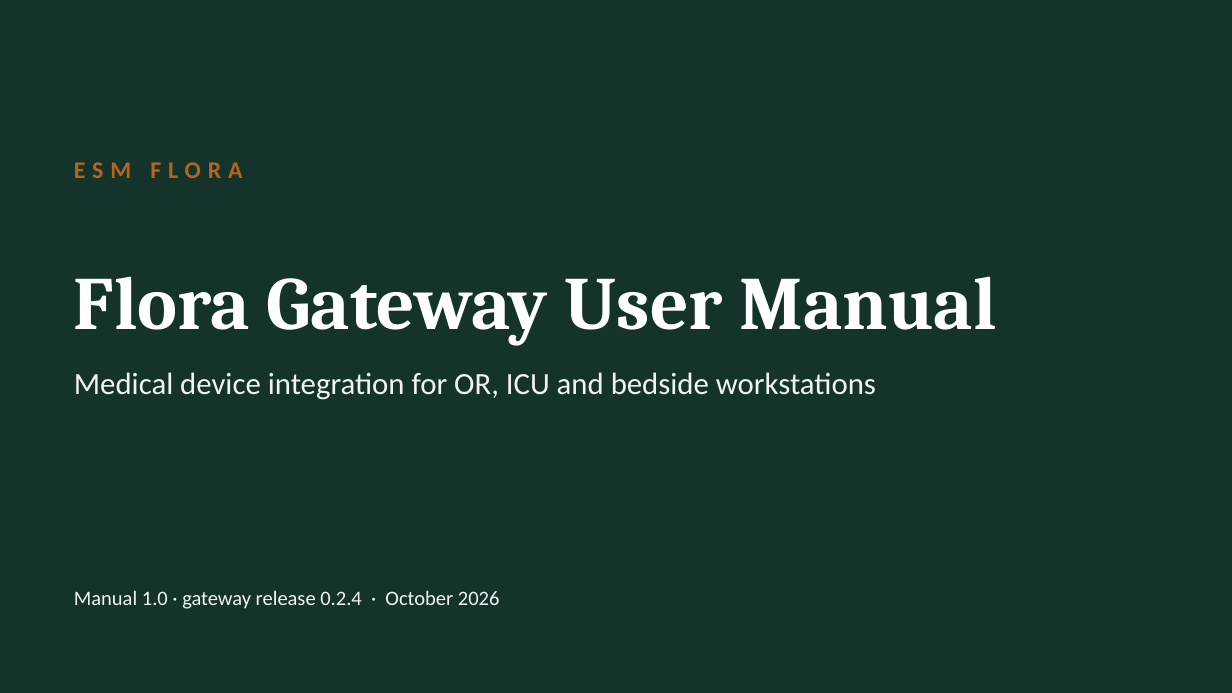
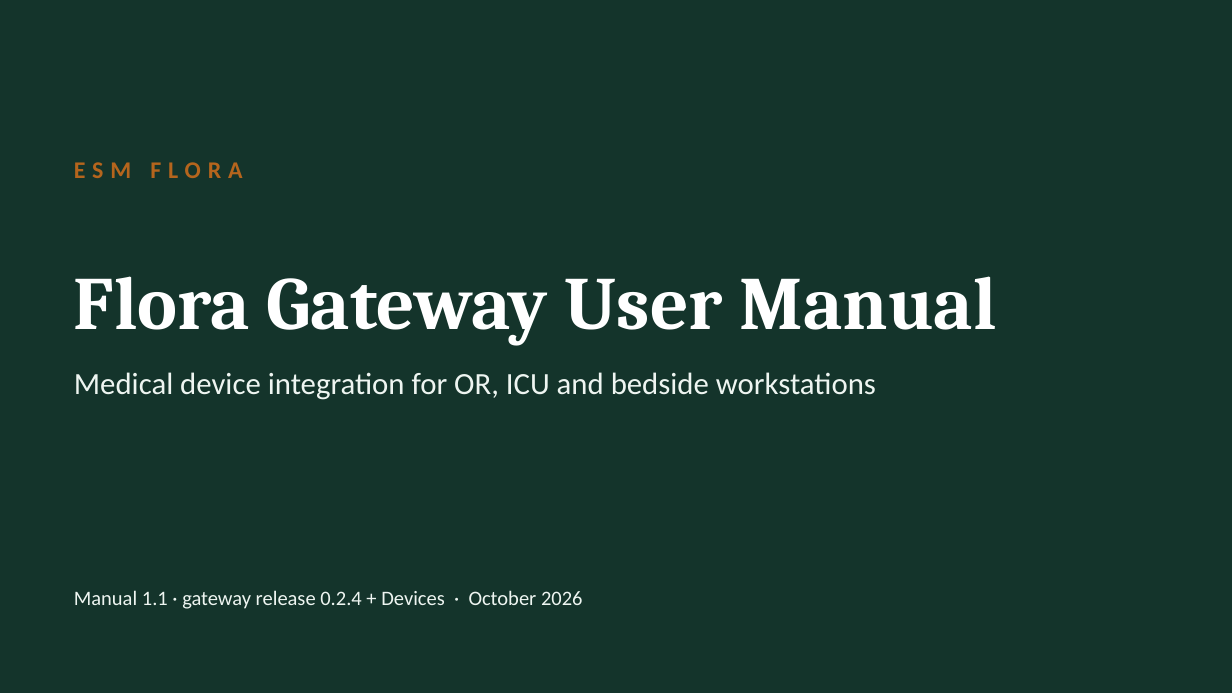
Before and after one commit to Parinya-cram/flora-core, a slide deck: slide 1 of docs/gateway-manual/Flora-Gateway-User-Manual.pptx. Drawn at 1232x693 pixels with LibreOffice and Linux fonts; fonts in the diff are those of the drawing. Boxes give left, top, right and bottom in pixels: in the first picture for what was removed or moved away, otherwise in the second. Text is boxed around its words. In the diff, an @@ line names an element or a change of style, - is before the commit and + after.

```diff
--- a/docs/gateway-manual/Flora-Gateway-User-Manual.pptx
+++ b/docs/gateway-manual/Flora-Gateway-User-Manual.pptx
@@ text at (74,590,583,609): text changed @@
-Manual 1.0 · gateway release 0.2.4 · October 2026
+Manual 1.1 · gateway release 0.2.4 + Devices · October 2026
```
Also in this commit, not shown: 2 other slides changed, 6 slides added, 24 other files.
